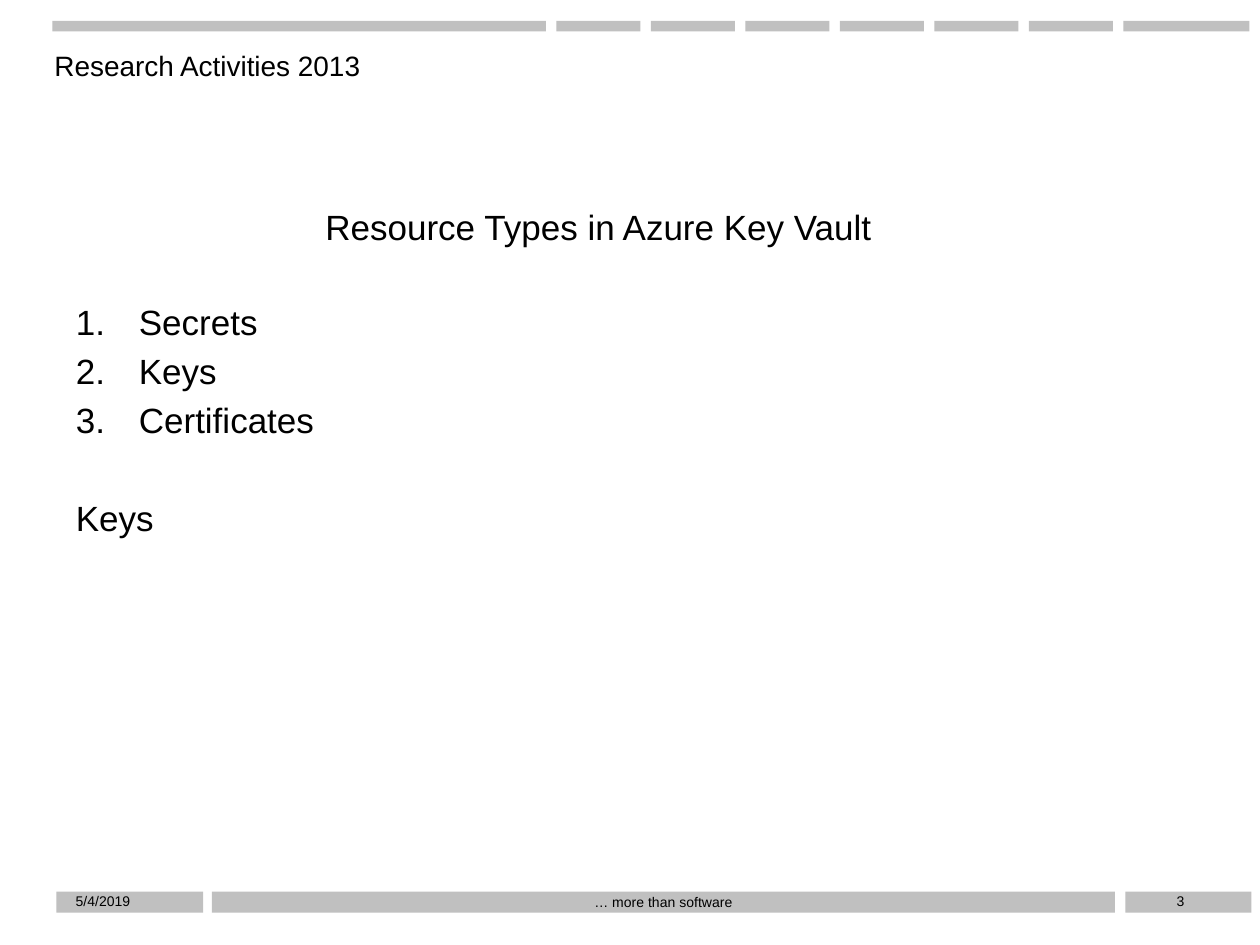
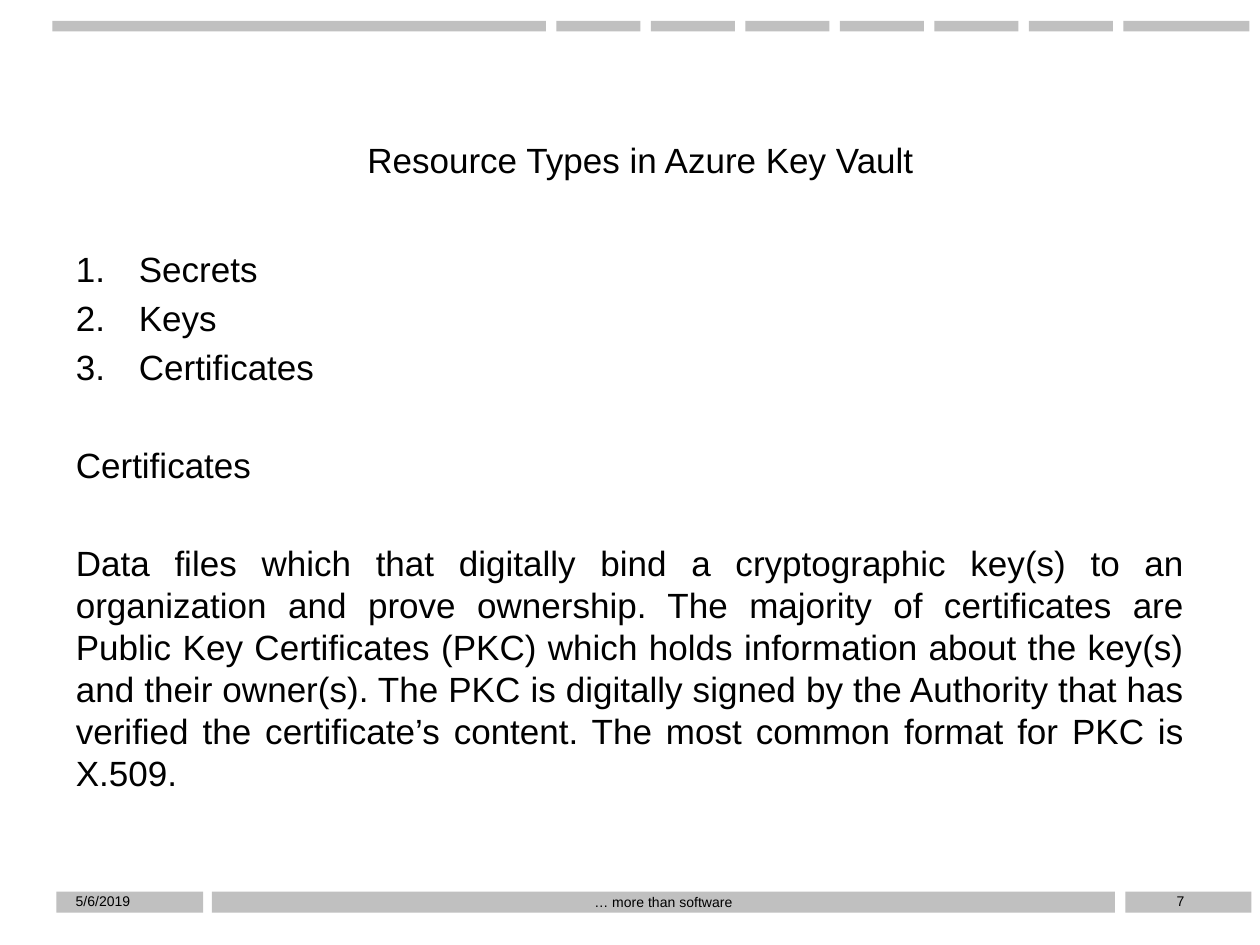
Before and after one commit to D76X/WPPresentation, a slide deck: slide 7 of Presentation.pptx (slide 3 before the commit). Drawn at 1260x945 pixels with LibreOffice and Linux fonts; fonts in the diff are those of the drawing; background and template pictures are left out. Boxes give left, top, right and bottom in pixels: in the first picture for what was removed or moved away, otherwise in the second. Text is boxed around its words. In the diff, an @@ line names an element or a change of style, - is before the commit and + after.

```diff
--- a/Presentation.pptx
+++ b/Presentation.pptx
@@ text removed at box(54, 55, 360, 77) @@
-Research Activities 2013
@@ subtitle "Resource Types in Azure Key ...": place and size @@
-subtitle "Resource Types in Azure Key ..." at box(325, 214, 871, 247)
+subtitle "Resource Types in Azure Key ..." at box(367, 147, 913, 180)
@@ text "Secrets": place and size @@
-text "Secrets" at box(63, 294, 1197, 766)
+text "Secrets" at box(63, 242, 1197, 767)
@@ text at box(76, 452, 1184, 745): text changed @@
-Keys
+Certificates
+Data files which that digitally bind a cryptographic key(s) to an organization and prove ownership. The majority of certificates are Public Key Certificates (PKC) which holds information about the key(s) and their owner(s). The PKC is digitally signed by the Authority that has verified the certificate’s content. The most common format for PKC is X.509.
@@ text at box(76, 896, 131, 906): text changed @@
-5/4/2019
+5/6/2019
@@ page number at box(1177, 896, 1185, 906): text changed @@
-3
+7
```
Also in this commit, not shown: 10 other slides changed, 6 slides added.
